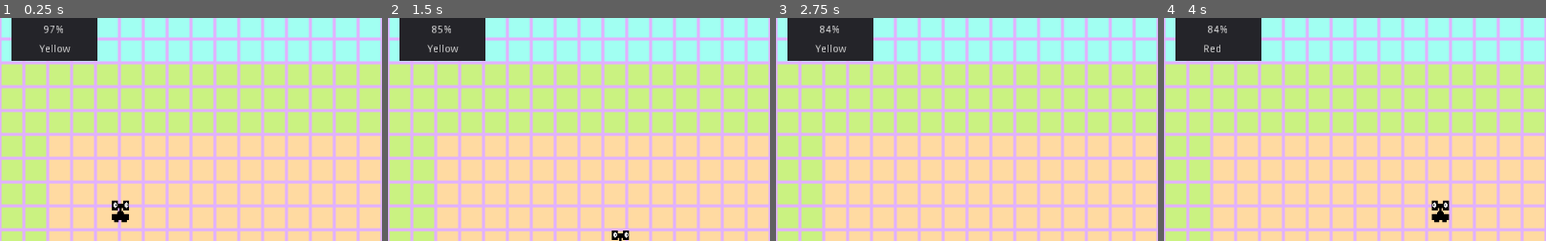
Above: before the commit, frames 1-4 (left to right).
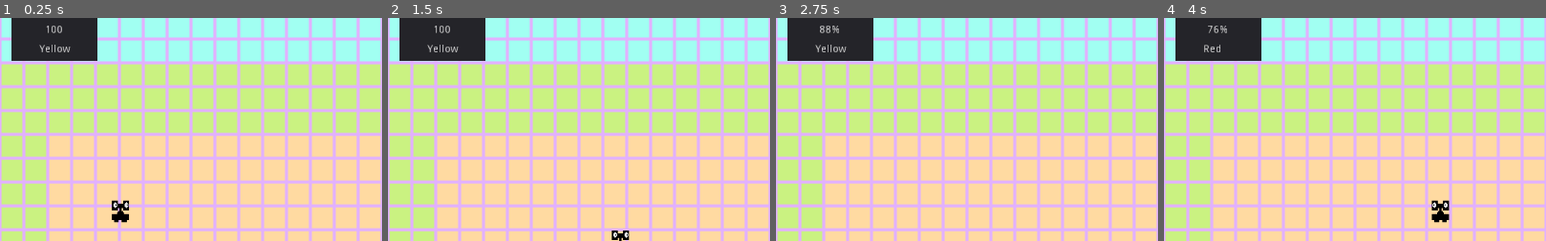
Above: after the commit, the same moments.

Repository: JaydenIvanovic/runrunrun
Game: Godot game, scene res://World.tscn
The game is run twice, just before and just after one commit, with the same random seed, the same clock (stepped at 60 frames per second) and the same inputs. The project has no main scene, so this scene is started directly.
Inputs:
- Up to frame 1 (0.25 s): no input
- Up to frame 2 (1.5 s): tap Enter at 0.5 s; hold D (move_right) 0.53-1.28 s; hold S (move_down) from 1.28 s (still down)
- Up to frame 3 (2.75 s): release S (move_down) at 2.03 s; hold D (move_right) from 2.03 s (still down)
- Up to frame 4 (4 s): release D (move_right) at 2.78 s; hold W (move_up) 2.78-3.53 s; hold A (move_left) from 3.53 s (still down)
The pictures show only the part of the screen within x 0-50%, y 6-56%; the shares and areas given below are measured in that part.

The runs differ from the first frame. In frame 1, 0.1% of the frame differs, in the area x 11-17%, y 3-7%; in frame 2, 0.1%; in frame 3, less than 0.1%; in frame 4, less than 0.1%.

Commit message:
Add game over state and restart feature

Diff:
--- a/HUD.gd
+++ b/HUD.gd
@@ -3,12 +3,25 @@
 func _ready():
 	var player = get_node("../Player");
 	player.connect("player_health_reduced", self, "on_health_reduced")
-	player.connect("dangerous_tile_changed", self, "on_dangerous_tile_changed")
+	player.connect("active_tile_changed", self, "on_active_tile_changed")
+	var restart_button = get_node("../GameOverMessage/Button")
+	restart_button.connect("pressed", self, "restart_game")
 
 func on_health_reduced(health):
 	var label = get_node("Health")
 	label.text = String(round(health)) + "%"
+	if health <= 0:
+		show_game_over_screen()
 
-func on_dangerous_tile_changed(tile_name):
-	var label = get_node("DangerousTile")
+func on_active_tile_changed(tile_name):
+	var label = get_node("ActiveTile")
 	label.text = tile_name
+
+func show_game_over_screen():
+	get_tree().paused = true
+	var game_over_message = get_node("../GameOverMessage")
+	game_over_message.show()
+
+func restart_game():
+	get_tree().paused = false
+	get_tree().reload_current_scene()
--- a/Player.gd
+++ b/Player.gd
@@ -6,10 +6,10 @@
 
 var tile_map: TileMap
 var random_env_damage_timer: Timer
-var dangerous_tile = 0.0
+var active_tile = 0
 
 signal player_health_reduced
-signal dangerous_tile_changed
+signal active_tile_changed
 
 # Called when the node enters the scene tree for the first time.
 func _ready():
@@ -17,11 +17,16 @@
 	tile_map = get_node("../TileMap")
 	random_env_damage_timer = get_node("../RandomEnvDamageTimer")
 	random_env_damage_timer.connect("timeout", self, 'on_random_env_damage_timeout')
+	initialize_state()
 
 # Called every frame. 'delta' is the elapsed time since the previous frame.
 func _process(delta):
 	process_movement(delta)
 	process_environment_damage(delta)
+
+func initialize_state():
+	active_tile = round(rand_range(0,3))
+	emit_signal("active_tile_changed", get_tile_name(active_tile))
 
 func process_movement(delta):
 	if Input.is_action_pressed("move_left"):
@@ -37,14 +42,14 @@
 
 func process_environment_damage(delta):
 	var tile = tile_map.get_cellv(tile_map.world_to_map(position))
-	if tile == dangerous_tile:
+	if tile != active_tile:
 		health -=  environment_damage_decay * delta
 		emit_signal("player_health_reduced", health)
 
 func on_random_env_damage_timeout():
-	dangerous_tile = round(rand_range(0,3))
-	emit_signal("dangerous_tile_changed", get_tile_name(dangerous_tile))
-	random_env_damage_timer.start(rand_range(1,4))
+	active_tile = round(rand_range(0,3))
+	emit_signal("active_tile_changed", get_tile_name(active_tile))
+	random_env_damage_timer.start(rand_range(2,4))
 
 func get_tile_name(tile_index):
 	return ["Yellow", "Red", "Blue", "Green"][tile_index]
--- a/World.tscn
+++ b/World.tscn
@@ -104,17 +104,15 @@
 position = Vector2( 122, 243 )
 texture = ExtResource( 1 )
 
-[node name="Player" type="Sprite" parent="."]
-position = Vector2( 161, 295 )
-texture = ExtResource( 3 )
-script = ExtResource( 4 )
-
 [node name="HUD" type="Panel" parent="."]
 margin_left = 15.0
 margin_top = 29.0
 margin_right = 131.0
 margin_bottom = 94.0
 script = ExtResource( 6 )
+__meta__ = {
+"_edit_group_": true
+}
 
 [node name="Health" type="Label" parent="HUD"]
 margin_left = 15.0
@@ -125,15 +123,46 @@
 align = 1
 valign = 1
 
-[node name="DangerousTile" type="Label" parent="HUD"]
+[node name="ActiveTile" type="Label" parent="HUD"]
 margin_left = 38.0
 margin_top = 42.0
 margin_right = 79.0
 margin_bottom = 56.0
-text = "Yellow"
 valign = 2
+
+[node name="Player" type="Sprite" parent="."]
+position = Vector2( 161, 295 )
+texture = ExtResource( 3 )
+script = ExtResource( 4 )
 
 [node name="RandomEnvDamageTimer" type="Timer" parent="."]
 wait_time = 3.0
 one_shot = true
 autostart = true
+
+[node name="GameOverMessage" type="Panel" parent="."]
+pause_mode = 2
+visible = false
+margin_left = 379.0
+margin_top = 172.0
+margin_right = 688.0
+margin_bottom = 385.0
+__meta__ = {
+"_edit_group_": true
+}
+
+[node name="Label" type="Label" parent="GameOverMessage"]
+margin_left = 120.0
+margin_top = 75.0
+margin_right = 193.0
+margin_bottom = 89.0
+text = "Game Over"
+align = 1
+valign = 1
+
+[node name="Button" type="Button" parent="GameOverMessage"]
+margin_left = 57.0
+margin_top = 109.0
+margin_right = 262.0
+margin_bottom = 148.0
+text = "Click to restart"
